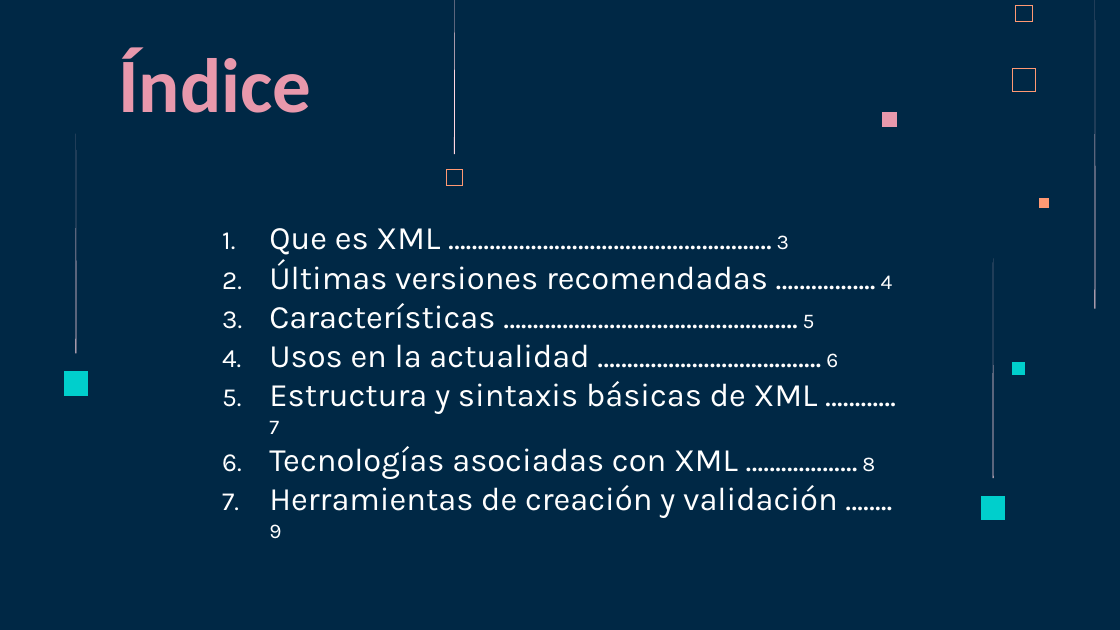
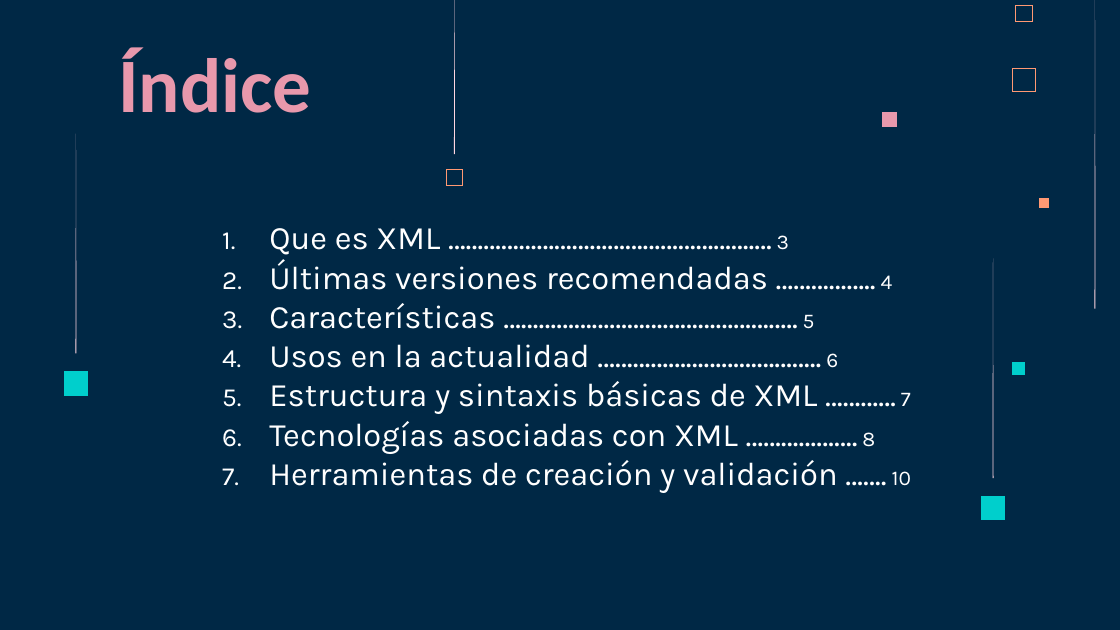
Before and after one commit to dvidCR/Lenguaje-de-Marcas, a slide deck: slide 2 of Tercer_Trimestre/Ejercicios/XML/XML.pptx. Drawn at 1120x630 pixels with LibreOffice and Linux fonts; fonts in the diff are those of the drawing. Boxes give left, top, right and bottom in pixels: in the first picture for what was removed or moved away, otherwise in the second. Text is boxed around its words. In the diff, an @@ line names an element or a change of style, - is before the commit and + after.

```diff
--- a/Tercer_Trimestre/Ejercicios/XML/XML.pptx
+++ b/Tercer_Trimestre/Ejercicios/XML/XML.pptx
@@ subtitle at (269, 460, 911, 493): text changed @@
-7. Herramientas de creación y validación …….. 9
+7. Herramientas de creación y validación ……. 10
```
Also in this commit, not shown: 1 other slide changed, 7 slides added.
